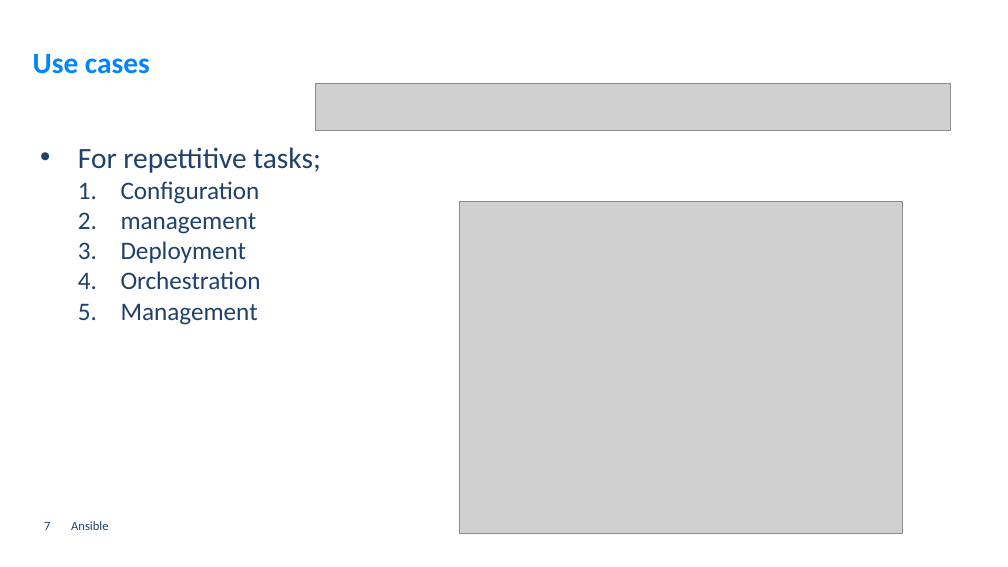
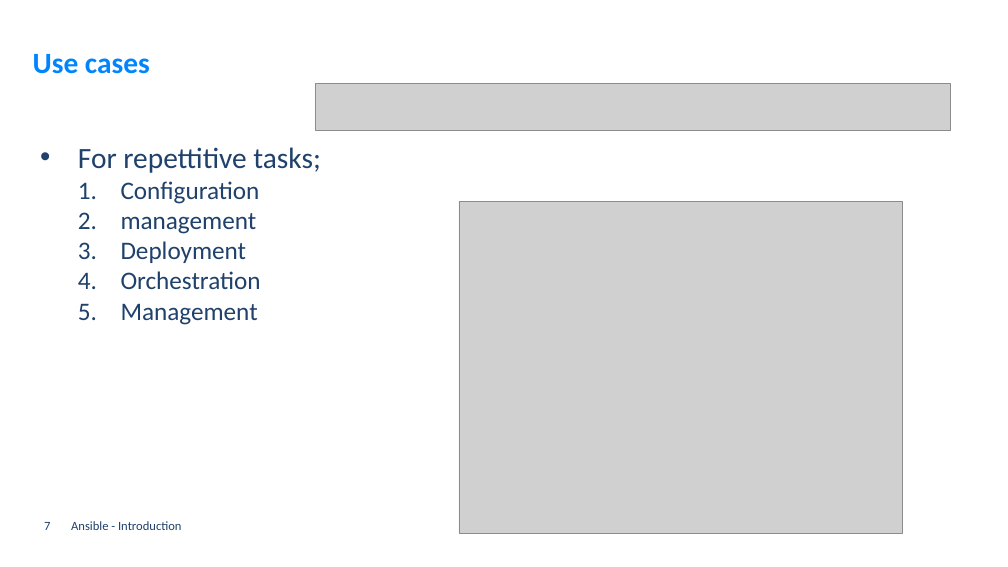
Before and after one commit to GerritVanMol/Ansible_Introduction-21_22, a slide deck: slide 7 of Documents/Ansible_BasicsAndHowToGetStarted.pptx. Drawn at 1008x567 pixels with LibreOffice and Linux fonts; fonts in the diff are those of the drawing; grey boxes stand for pictures; background and template pictures are left out. Boxes give left, top, right and bottom in pixels: in the first picture for what was removed or moved away, otherwise in the second. Text is boxed around its words. In the diff, an @@ line names an element or a change of style, - is before the commit and + after.

```diff
--- a/Documents/Ansible_BasicsAndHowToGetStarted.pptx
+++ b/Documents/Ansible_BasicsAndHowToGetStarted.pptx
@@ text at (71, 521, 181, 530): text changed @@
-Ansible
+Ansible - Introduction
```
Also in this commit, not shown: 27 other slides changed, 1 other file.
